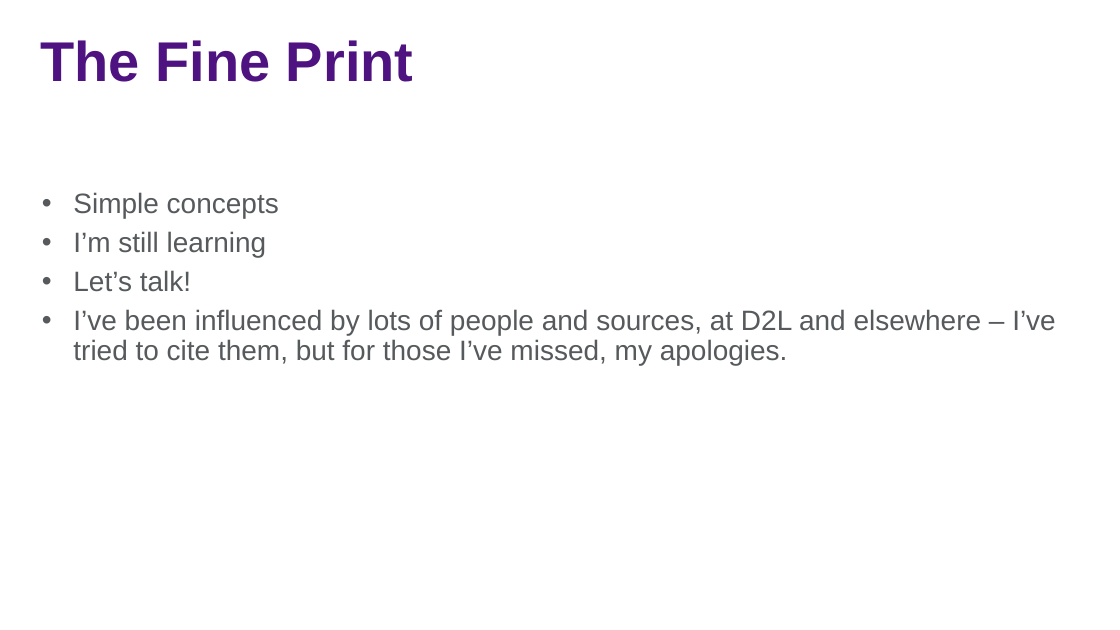
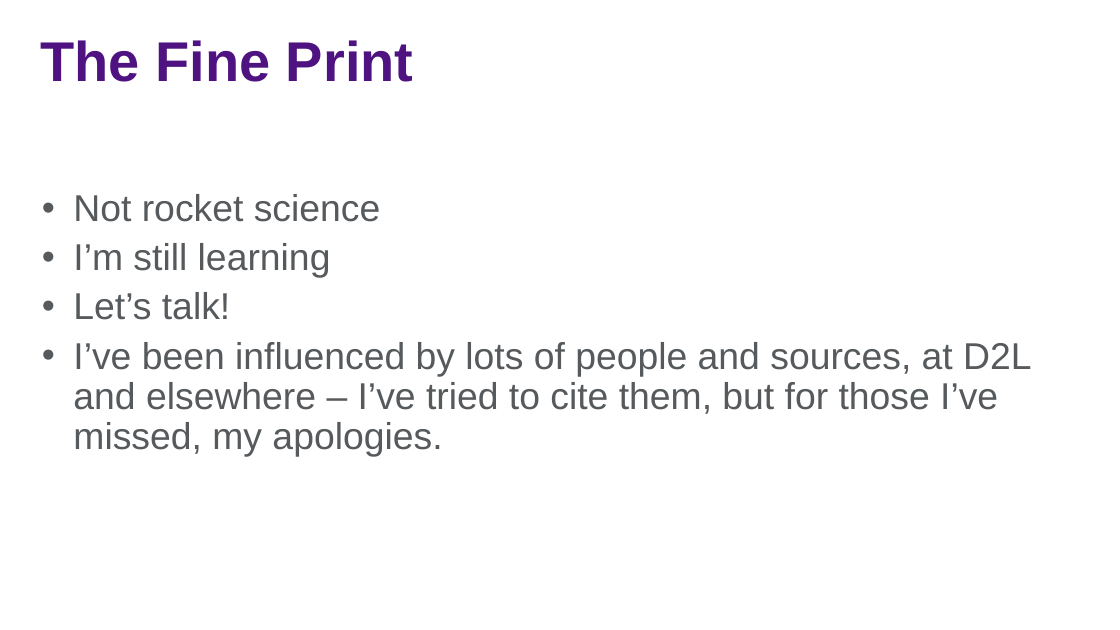
Before and after one commit to jasonjwood/presentations, a slide deck: slide 4 of InFusion2016 - Getting It Done - Jason Wood.pptx. Drawn at 1120x630 pixels with LibreOffice and Linux fonts; fonts in the diff are those of the drawing; background and template pictures are left out. Boxes give left, top, right and bottom in pixels: in the first picture for what was removed or moved away, otherwise in the second. Text is boxed around its words. In the diff, an @@ line names an element or a change of style, - is before the commit and + after.

```diff
--- a/InFusion2016 - Getting It Done - Jason Wood.pptx
+++ b/InFusion2016 - Getting It Done - Jason Wood.pptx
@@ text at (73,194,381,222): text changed; size 24 to 32 pt @@
-• Simple concepts
+• Not rocket science
@@ text at (73,243,1031,457): size 24 to 32 pt in "I’m still learning", "Let’s talk!", "I’ve been influenced by lots of people ..." @@
```
Also in this commit, not shown: 6 other slides changed.
